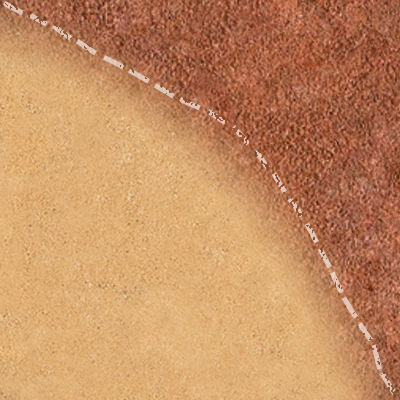
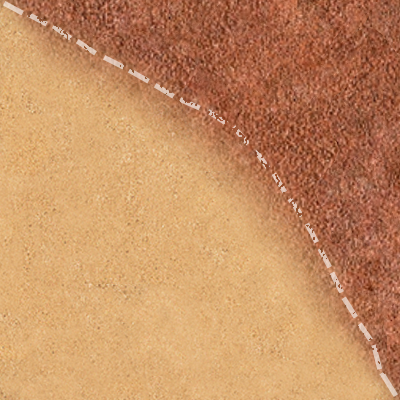
The second 400px x 400px image is a revision of the first. Changes to its layers:
painted on "Слой 2" over [left=0, top=0, right=400, bottom=400]
